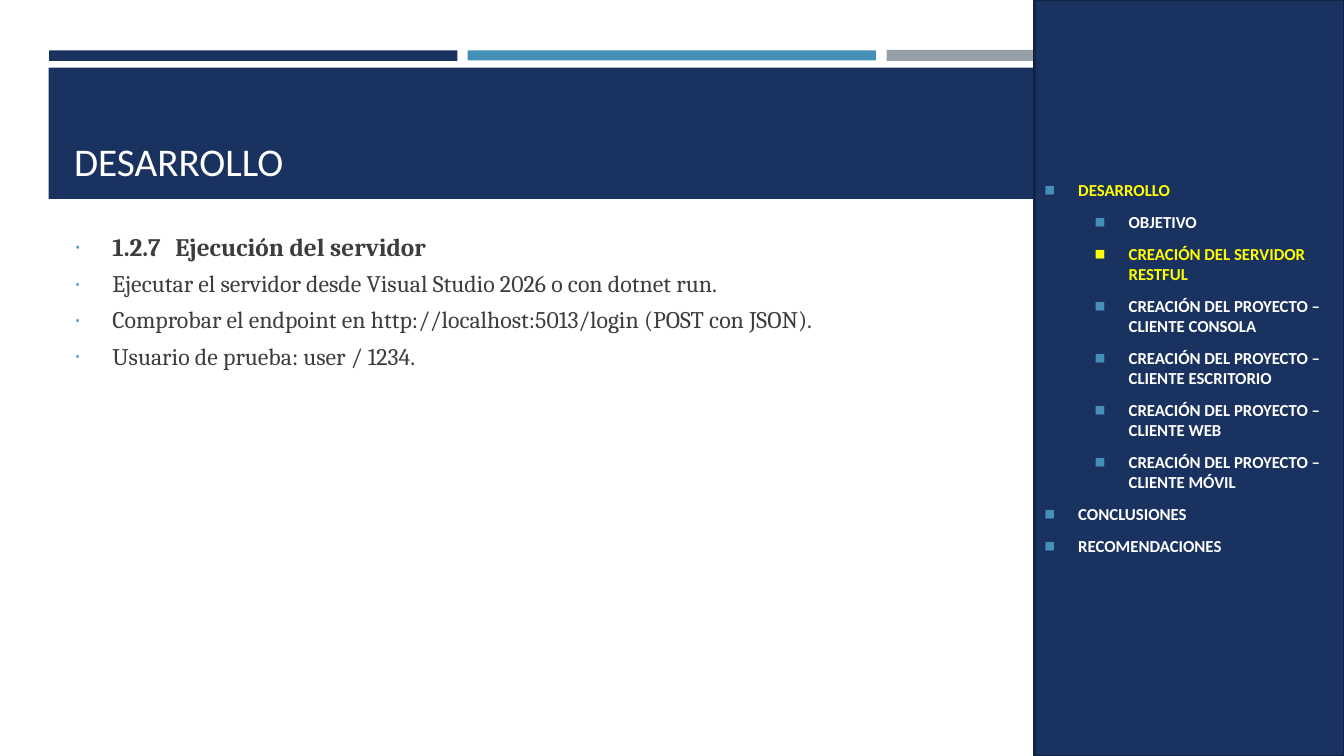
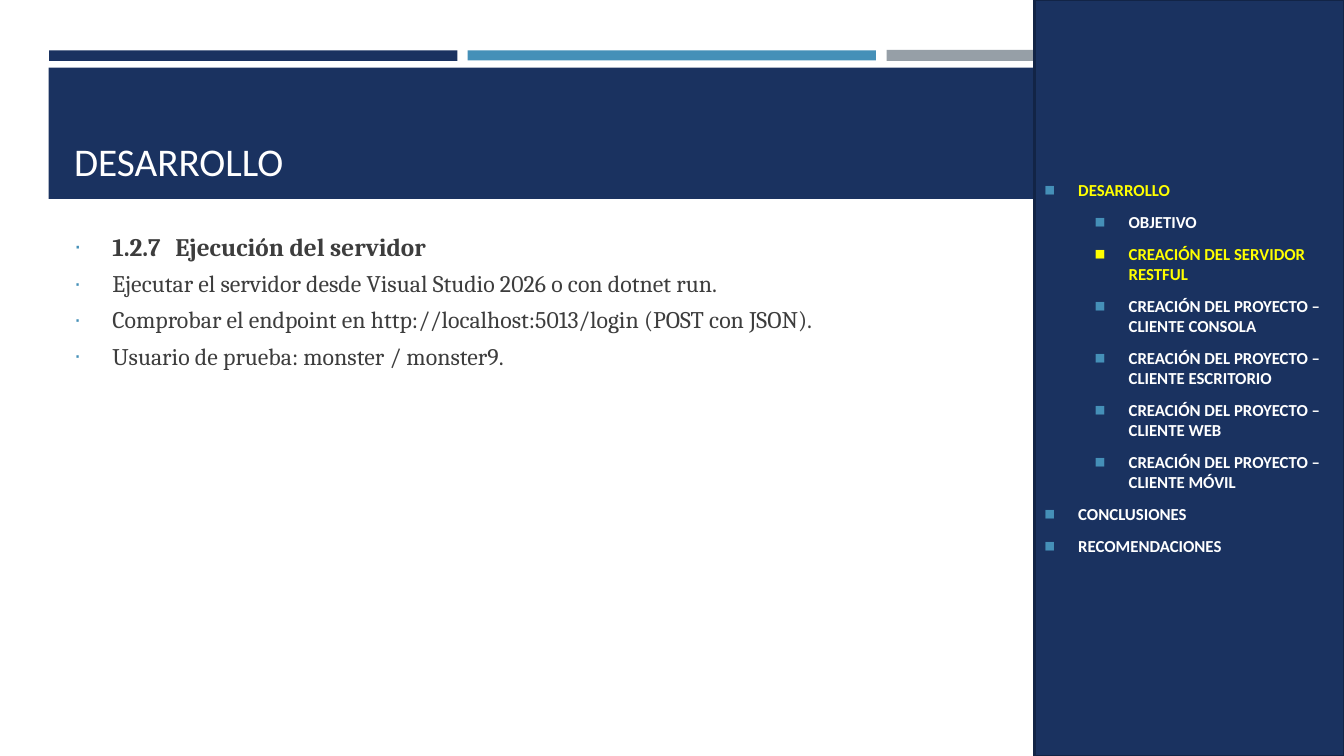
Before and after one commit to IMarcusDev/TI.1.4.-PAO202651_RESTFUL_DOTNET_SINBDD_NRC_36883_GR04, a slide deck: slide 35 of 05. DOCUMENTACION/PRESENTACION TI.1.4. RESTFUL sin BDD en DOTNET GR4.pptx. Drawn at 1344x756 pixels with LibreOffice and Linux fonts; fonts in the diff are those of the drawing. Boxes give left, top, right and bottom in pixels: in the first picture for what was removed or moved away, otherwise in the second. Text is boxed around its words. In the diff, an @@ line names an element or a change of style, - is before the commit and + after.

```diff
--- a/05. DOCUMENTACION/PRESENTACION TI.1.4. RESTFUL sin BDD en DOTNET GR4.pptx
+++ b/05. DOCUMENTACION/PRESENTACION TI.1.4. RESTFUL sin BDD en DOTNET GR4.pptx
@@ text at (x1=112, y1=348, x2=503, y2=370): text changed @@
-∙ Usuario de prueba: user / 1234.
+∙ Usuario de prueba: monster / monster9.
```
Also in this commit, not shown: 1 other slide changed.
